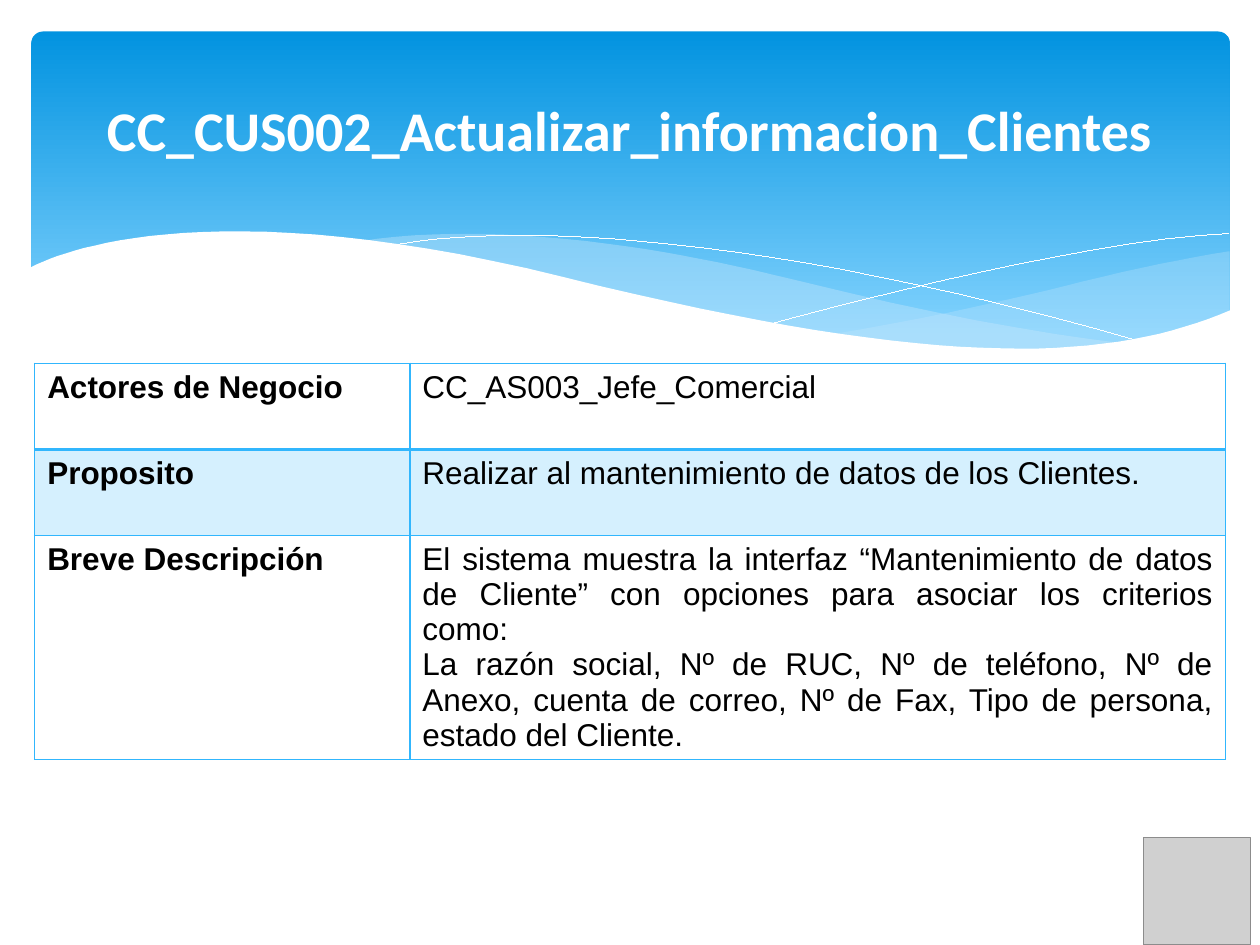
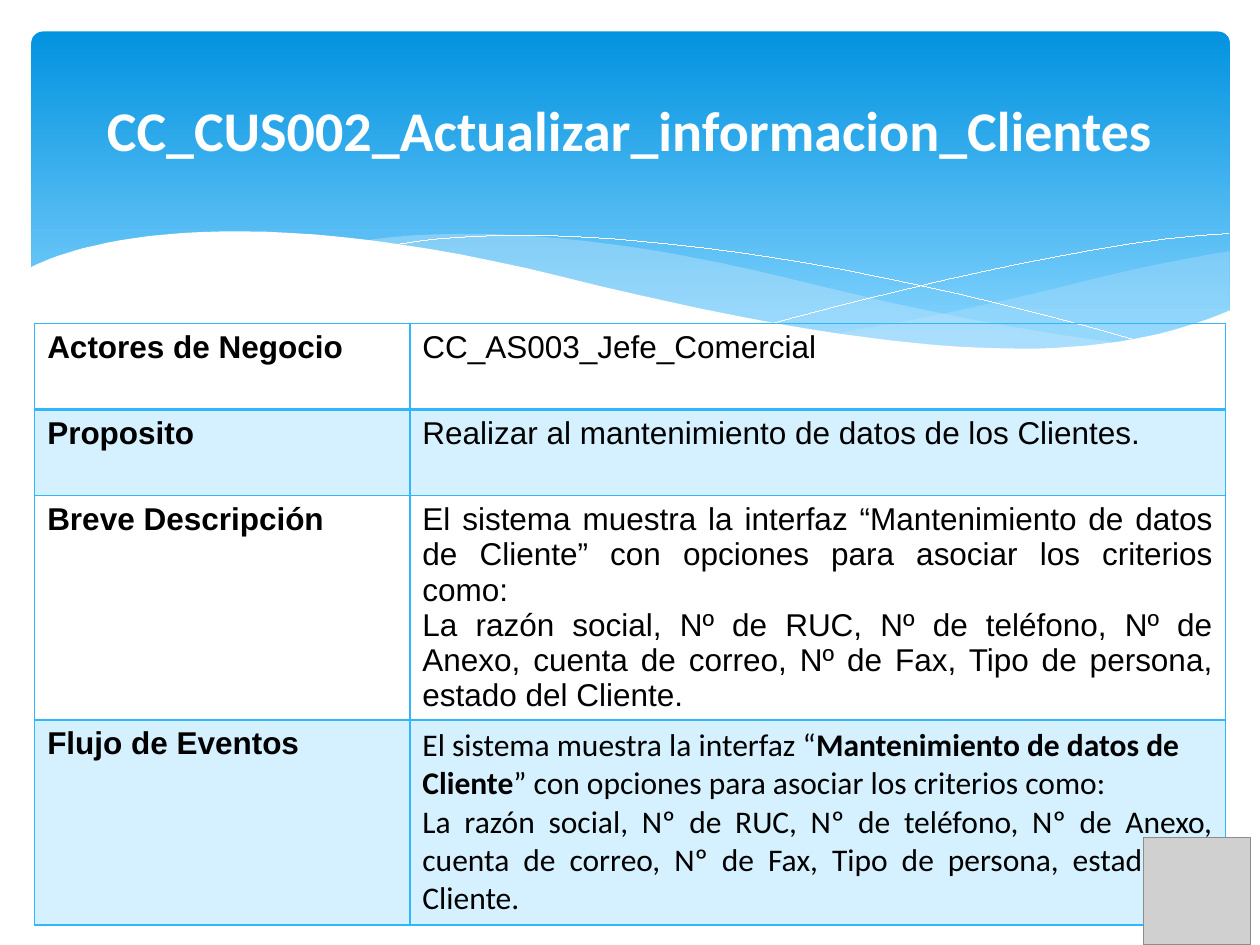
Before and after one commit to orlysemperfi/tp2-contratos-clientes, a slide deck: slide 4 of ITERACION 3/SUB ITERACION 2/PPT SUB-ITERACION 2 v2.0.pptx. Drawn at 1260x945 pixels with LibreOffice and Linux fonts; fonts in the diff are those of the drawing; grey boxes stand for pictures. Boxes give left, top, right and bottom in pixels: in the first picture for what was removed or moved away, otherwise in the second. Text is boxed around its words. In the diff, an @@ line names an element or a change of style, - is before the commit and + after.

```diff
--- a/ITERACION 3/SUB ITERACION 2/PPT SUB-ITERACION 2 v2.0.pptx
+++ b/ITERACION 3/SUB ITERACION 2/PPT SUB-ITERACION 2 v2.0.pptx
@@ table at <box>35,324,1226,914</box> @@
+row 4: Flujo de Eventos | El sistema muestra la interfaz “Mantenimiento de datos de Cliente” con opciones para asociar los criterios como: / La razón social, Nº de RUC, Nº de teléfono, Nº de Anexo, cuenta de correo, Nº de Fax, Tipo de persona, estado del Cliente.
@@ table: place and size @@
-table at <box>35,363,1226,751</box>
+table at <box>35,324,1226,914</box>
```
